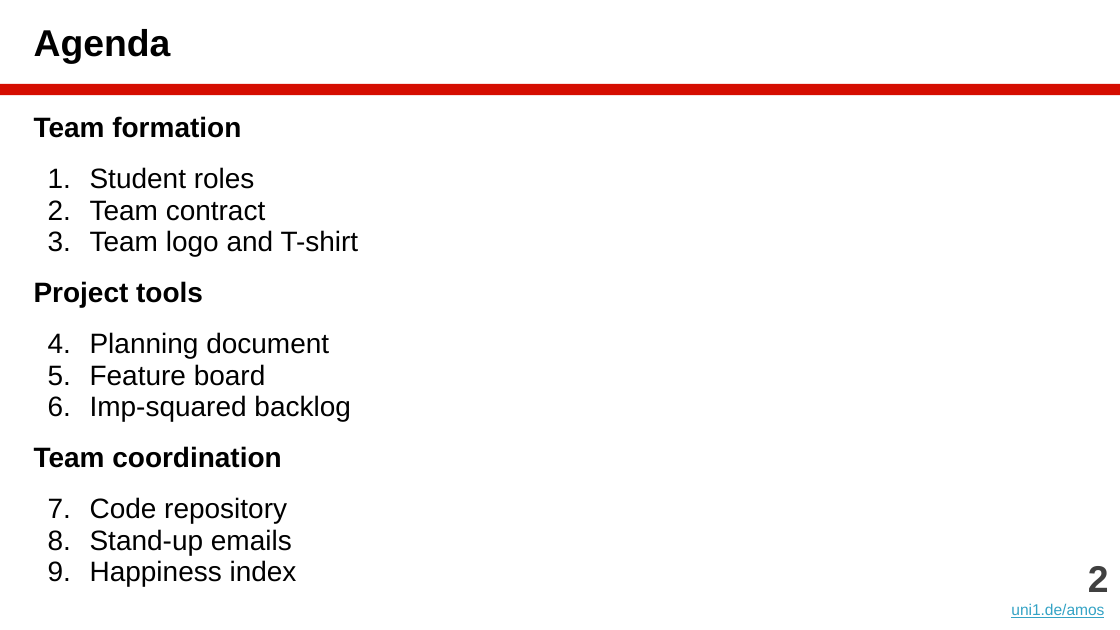
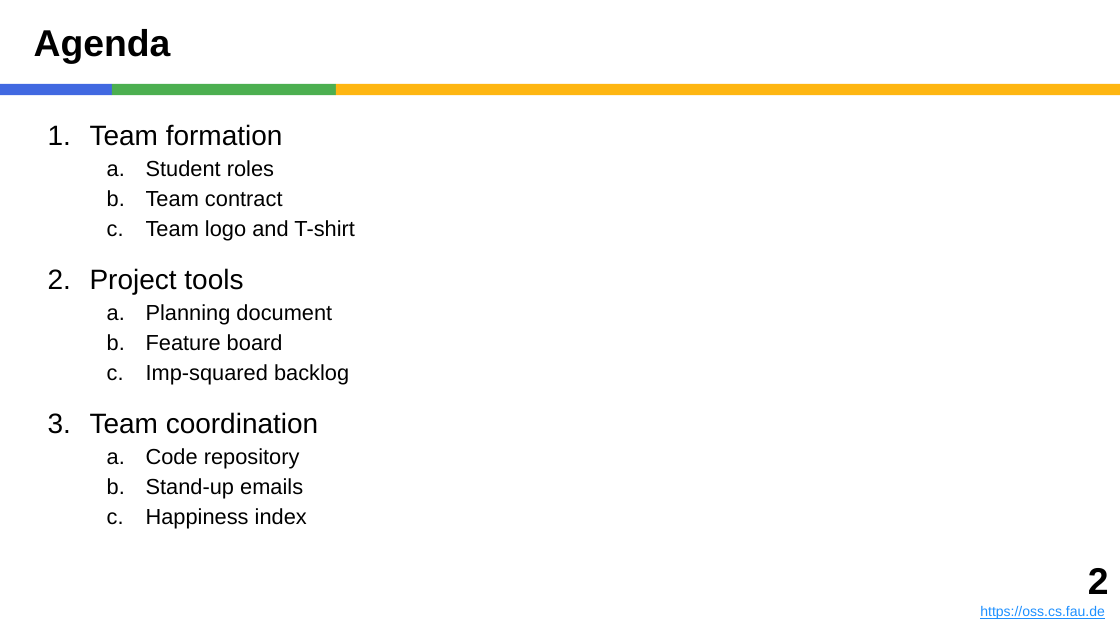
Before and after one commit to dirkriehle/amos-course, a slide deck: slide 2 of Lecture slides/AMOS B01 - Team and Tools.pptx. Drawn at 1120x630 pixels with LibreOffice and Linux fonts; fonts in the diff are those of the drawing. Boxes give left, top, right and bottom in pixels: in the first picture for what was removed or moved away, otherwise in the second. Text is boxed around its words. In the diff, an @@ line names an element or a change of style, - is before the commit and + after.

```diff
--- a/Lecture slides/AMOS B01 - Team and Tools.pptx
+++ b/Lecture slides/AMOS B01 - Team and Tools.pptx
@@ rectangle added at <box>0,84,112,95</box>, fill #4169E1 @@
@@ rectangle added at <box>112,84,336,95</box>, fill #4CAF50 @@
@@ rectangle: place and size @@
-rectangle at <box>0,84,1120,95</box>
+rectangle at <box>336,84,1120,95</box>
@@ rectangle at <box>336,84,1120,95</box>: fill #D50D01 to #FEB612 @@
@@ text "Team formation" at <box>90,124,355,529</box>: bold off in "Team formation", "Project tools", "Team coordination"; size 18 to 14 pt in "Student roles", "Team contract", "Team logo and T-shirt", "Planning document" and 5 more places; bullet none to 1.; line spacing 0.95 to 1.15; bullet 1. to a.; list level 1 to 2 in "Student roles"; list level 1 to 2 in "Team contract"; list level 1 to 2 in "Team logo and T-shirt"; less space between paragraphs; list level 1 to 2 in "Planning document"; list level 1 to 2 in "Feature board"; list level 1 to 2 in "Imp-squared backlog"; list level 1 to 2 in "Code repository"; list level 1 to 2 in "Stand-up emails"; list level 1 to 2 in "Happiness index" @@
@@ text: place and size @@
-text at <box>1011,566,1109,618</box>
+text at <box>980,568,1109,619</box>
@@ text at <box>1088,568,1109,594</box>: text colour #404040 to #000000 in "2" @@
@@ text at <box>980,606,1105,619</box>: text changed; size 10 to 9 pt; text colour #34A3C5 to #1E90FF @@
-uni1.de/amos
+https://oss.cs.fau.de
```
Also in this commit, not shown: 57 other slides changed, 6 other files.
